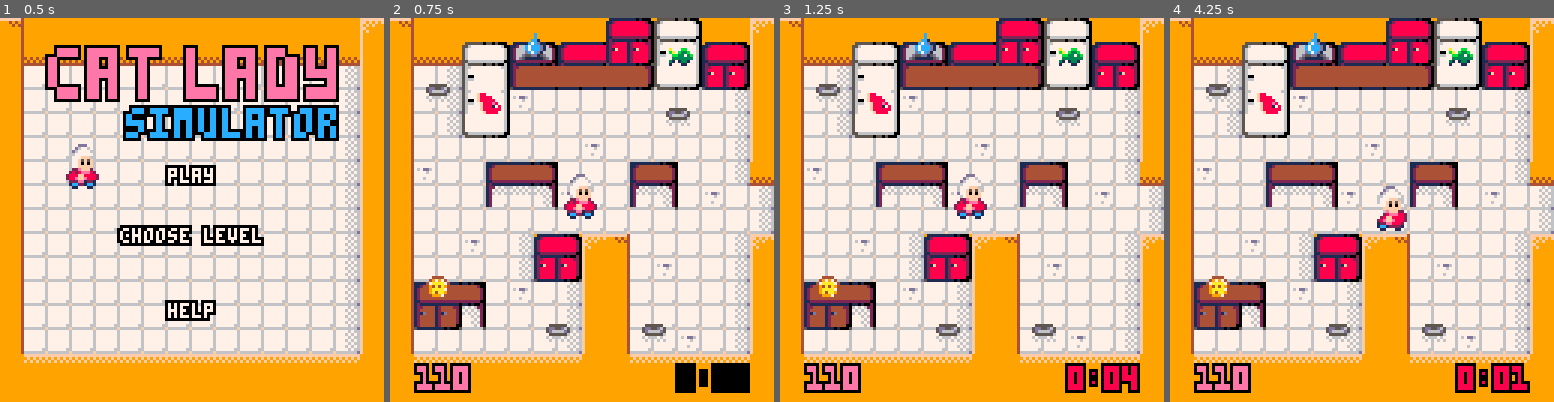
Above: before the commit, frames 1-4 (left to right).
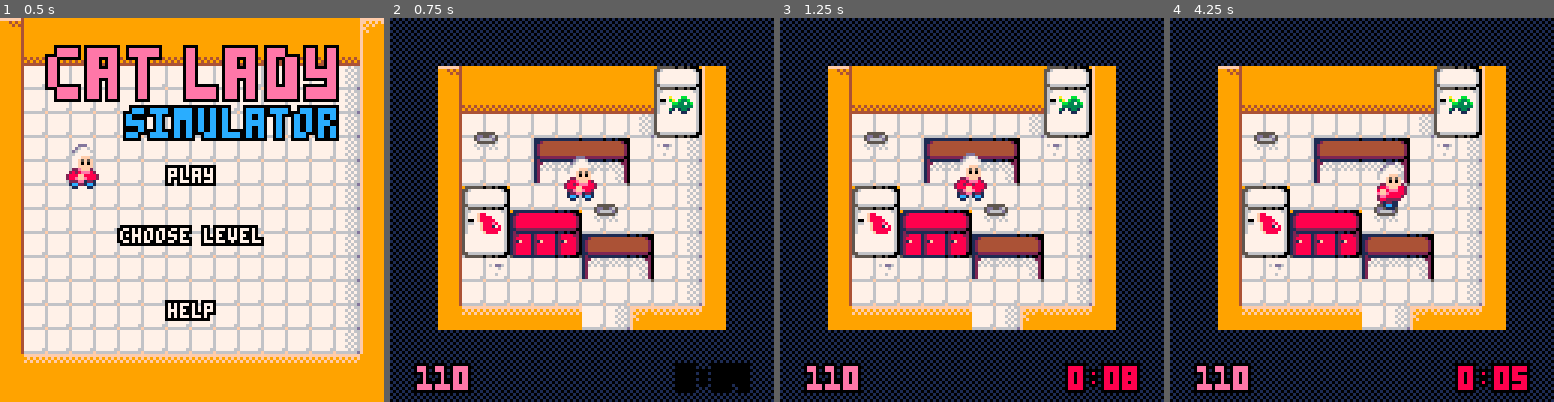
Above: after the commit, the same moments.

Repository: escargames/Cat-Lady-Simulator
Game: PICO-8 cartridge catlady.p8
Two runs of this game, one before a commit and one after it. Both use one fixed random seed, a clock stepped at 60 frames per second and the inputs below.
Inputs:
- Up to frame 1 (0.5 s): tap X (X key) at 0.33 s
- Up to frame 2 (0.75 s): tap O (Z key) at 0.7 s
- Up to frame 3 (1.25 s): tap X (X key) at 1.07 s
- Up to frame 4 (4.25 s): hold Right 1.6-2.1 s; tap O (Z key) every 0.4 s from 1.7 to 4.1 s; tap X (X key) at 1.85, 2.97, 4.08 s; hold Up 2.15-2.42 s; hold Right 2.47-3.03 s; hold Left 3.08-3.58 s; hold Down 3.63-3.97 s; hold Right from 4.02 s (still down)

Frame 1 is identical in both runs. In frame 2, 79% of the frame differs, in the area x 0-100%, y 0-100%; in frame 3, 79%; in frame 4, 79%.

Commit message:
Swap level 1 and level 2.

Diff:
--- a/catlady.p8
+++ b/catlady.p8
@@ -217,6 +217,15 @@
     end
 
     if level == 1 then
+        return { cx = 16, cy = 0, width = 12, height = 12,
+                 start_x = 22*8, start_y = 5.2*8, speed = 2, cat_speed = 1,
+                 timer = 9, fscoremin = 100,
+                 cats = { {x = 19*8, y = 4*8, color = 1, dir = 1, want = 0},
+                          {x = 20*8, y = 9*8, color = 2, dir = 1, want = 1} },
+                 resources = { fish = {0}, meat = {1} } }
+    end
+
+    if level == 2 then
         return { cx = 0, cy = 0, width = 16, height = 16,
                  start_x = 64, start_y = 64, speed = 2, cat_speed = 1,
                  timer = 5, fscoremin = 100,
@@ -228,15 +237,6 @@
                           {x = 100, y = 106} },
                  -- fish in fridge #0, meat in fridge #1, cookie in cupboard #3
                  resources = { fish = {0}, meat = {1}, cookie = {3} } }
-    end
-
-    if level == 2 then
-        return { cx = 16, cy = 0, width = 12, height = 12,
-                 start_x = 22*8, start_y = 5.2*8, speed = 2, cat_speed = 1,
-                 timer = 9, fscoremin = 100,
-                 cats = { {x = 19*8, y = 4*8, color = 1, dir = 1, want = 0},
-                          {x = 20*8, y = 9*8, color = 2, dir = 1, want = 1} },
-                 resources = { fish = {0}, meat = {1} } }
     end
 end
 
